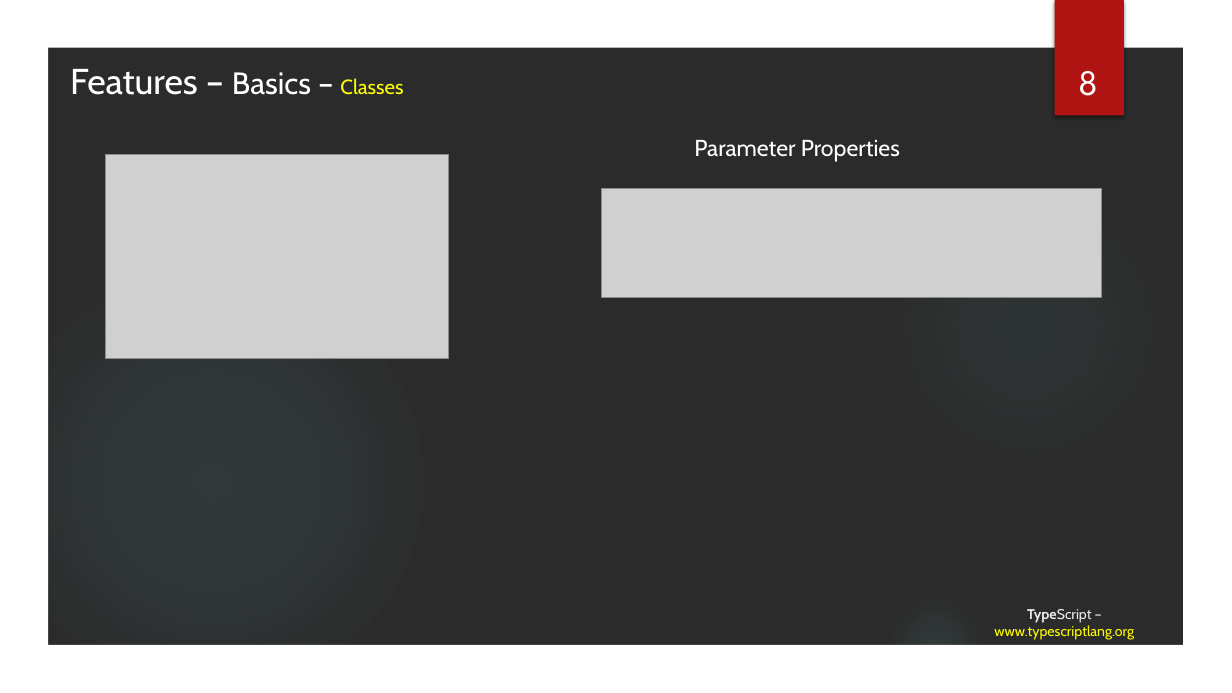
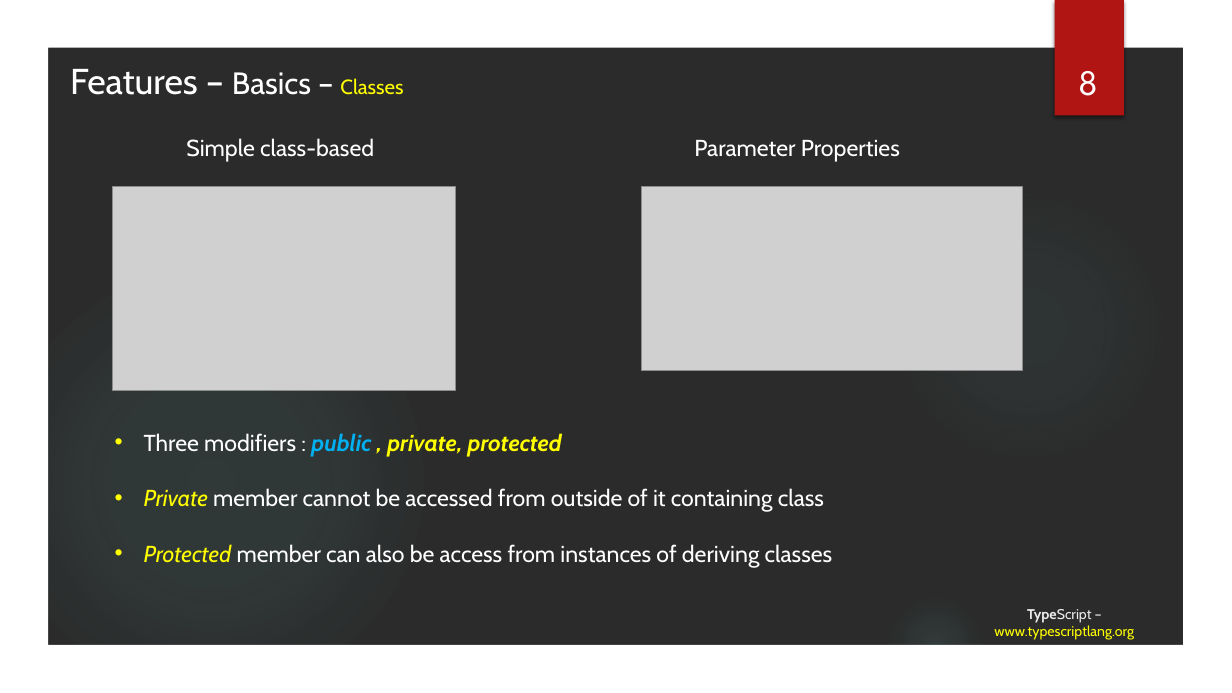
Before and after one commit to tainhx/SSFE, a slide deck: slide 8 of TypeScript.pptx. Drawn at 1232x693 pixels with LibreOffice and Linux fonts; fonts in the diff are those of the drawing; grey boxes stand for pictures; background and template pictures are left out; a plain dark background stands for a picture behind light text. Boxes give left, top, right and bottom in pixels: in the first picture for what was removed or moved away, otherwise in the second. Text is boxed around its words. In the diff, an @@ line names an element or a change of style, - is before the commit and + after.

Commit message:
Update PPTX and some files

```diff
--- a/TypeScript.pptx
+++ b/TypeScript.pptx
@@ text added at (x1=186, y1=138, x2=374, y2=162), 18 pt, text #FFFFFF @@
+Simple class-based
@@ picture moved from (x1=105, y1=154, x2=448, y2=359) to (x1=113, y1=187, x2=456, y2=391) @@
@@ picture removed at (x1=602, y1=189, x2=1103, y2=298) @@
@@ picture added at (x1=641, y1=187, x2=1022, y2=371) @@
@@ text added at (x1=144, y1=433, x2=833, y2=568), 18 pt, text #FFFFFF @@
+• Three modifiers : public , private, protected
+• Private member cannot be accessed from outside of it containing class
+• Protected member can also be access from instances of deriving classes
```
Also in this commit, not shown: 4 other slides changed, 12 slides added, 17 other files.
